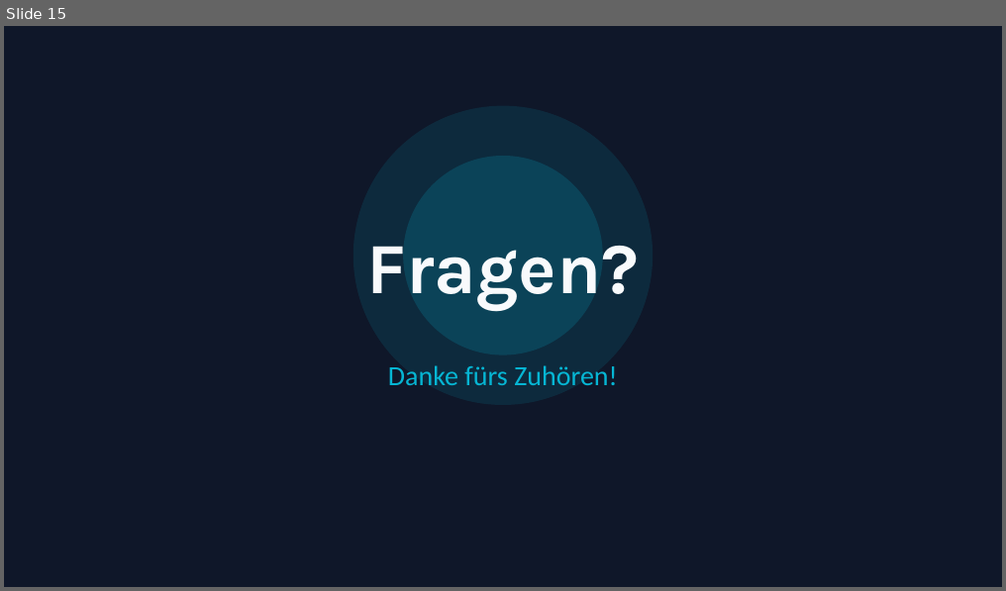
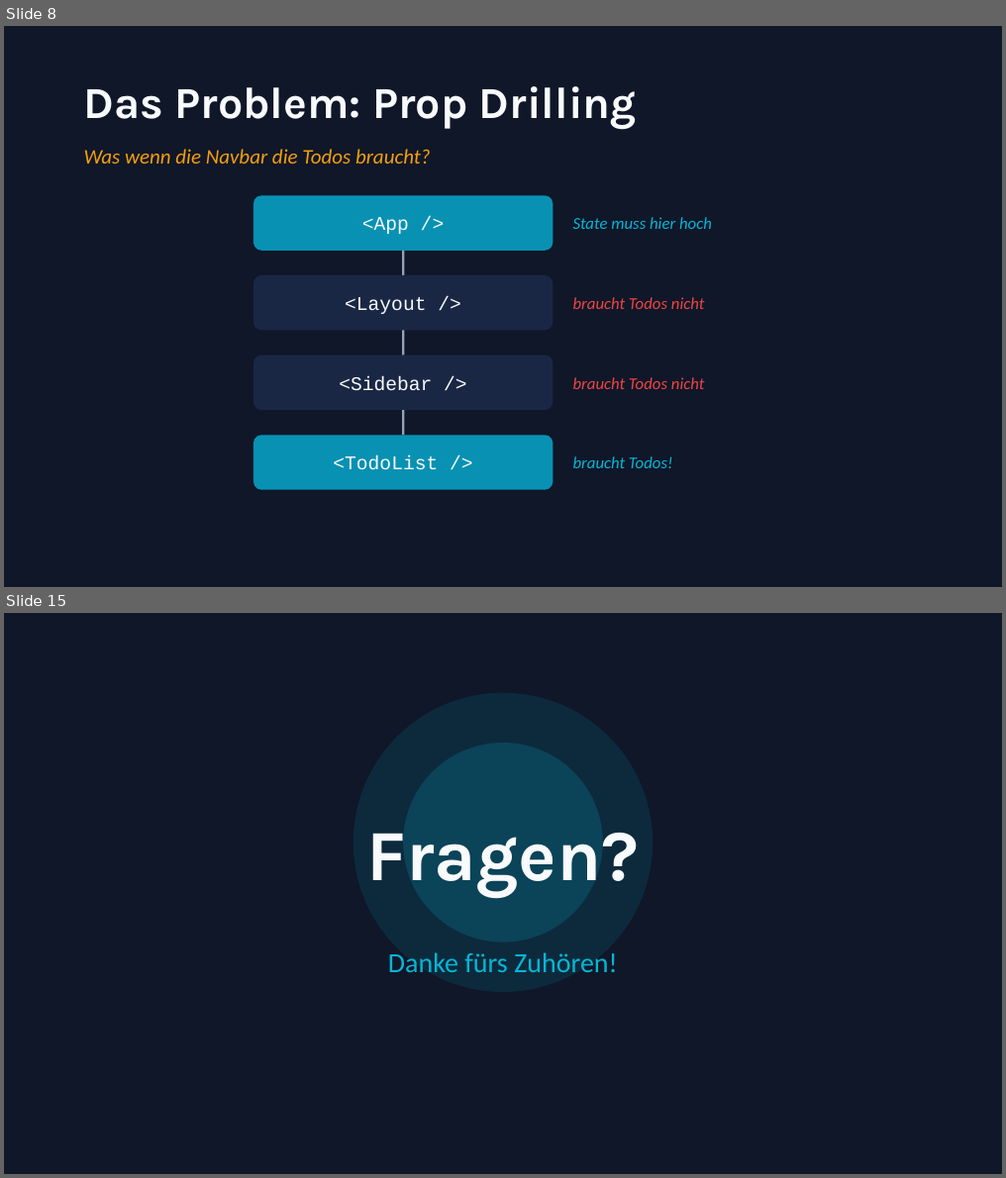
Before and after one commit to trungvt138/medieninformatik, a slide deck: WebProgramming/6.Termin/state-management-react.pptx. Shown one above the other, each under a label of ours: slide 15 before the commit, slides 8 and 15 after it; the slides between them are not shown. The pictures are 1006x591 and 1006x1178 pixels, drawn with LibreOffice and Linux fonts; fonts in the diff are those of the drawing. Boxes give left, top, right and bottom in pixels: in the first picture for what was removed or moved away, otherwise in the second. Text is boxed around its words. In the diff, an @@ line names an element or a change of style, - is before the commit and + after.

```diff
--- a/WebProgramming/6.Termin/state-management-react.pptx
+++ b/WebProgramming/6.Termin/state-management-react.pptx
@@ slide 8 added at (x1=4, y1=26, x2=1002, y2=587), background #0F1729 @@
@@ text added at (x1=84, y1=86, x2=637, y2=129), 32 pt, text #F8FAFC, bold @@
+Das Problem: Prop Drilling
@@ text added at (x1=84, y1=149, x2=431, y2=164), 15 pt, text #F59E0B, italic @@
+Was wenn die Navbar die Todos braucht?
@@ rounded rectangle added at (x1=253, y1=195, x2=552, y2=251), fill #0891B2 @@
@@ text added at (x1=362, y1=217, x2=409, y2=234), 14 pt, text #F8FAFC @@
+<App />
@@ text added at (x1=573, y1=217, x2=712, y2=229), 12 pt, text #06B6D4, italic @@
+State muss hier hoch
@@ line added from (403, 251) to (403, 275), #94A3B8 1.5 pt @@
@@ rounded rectangle added at (x1=253, y1=275, x2=552, y2=330), fill #1A2744 @@
@@ text added at (x1=345, y1=297, x2=426, y2=314), 14 pt, text #F8FAFC @@
+<Layout />
@@ text added at (x1=573, y1=297, x2=705, y2=309), 12 pt, text #EF4444, italic @@
+braucht Todos nicht
@@ line added from (403, 330) to (403, 356), #94A3B8 1.5 pt @@
@@ rounded rectangle added at (x1=253, y1=356, x2=552, y2=410), fill #1A2744 @@
@@ text added at (x1=339, y1=376, x2=432, y2=391), 14 pt, text #F8FAFC @@
+<Sidebar />
@@ text added at (x1=573, y1=377, x2=705, y2=389), 12 pt, text #EF4444, italic @@
+braucht Todos nicht
@@ line added from (403, 410) to (403, 435), #94A3B8 1.5 pt @@
@@ rounded rectangle added at (x1=253, y1=435, x2=552, y2=490), fill #0891B2 @@
@@ text added at (x1=333, y1=457, x2=438, y2=471), 14 pt, text #F8FAFC @@
+<TodoList />
@@ text added at (x1=573, y1=457, x2=673, y2=469), 12 pt, text #06B6D4, italic @@
+braucht Todos!
```
Also in this commit, not shown: 5 slides changed, 8 other slides added, 9 slides removed, 5 other files.
